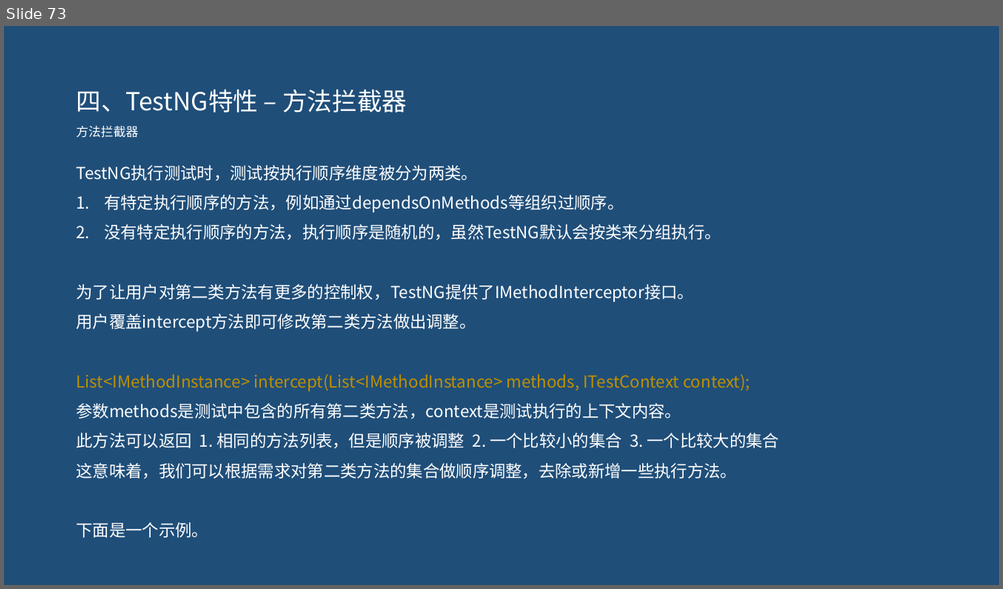
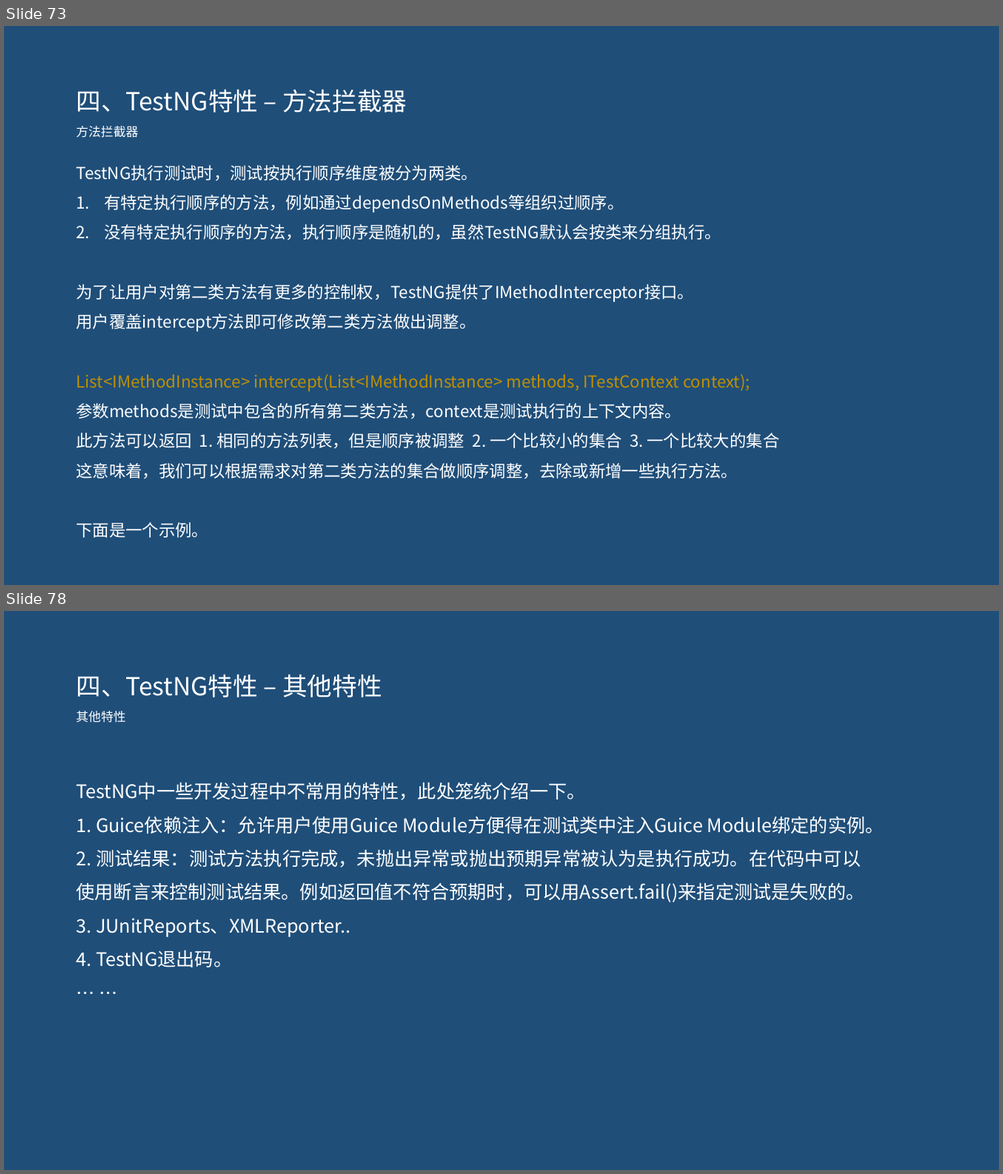
Before and after one commit to pertrichor/hello-testng, a slide deck: demo-server/doc/testNG介绍.pptx. Shown one above the other, each under a label of ours: slide 73 before the commit, slides 73 and 78 after it; the slides between them are not shown. The pictures are 1003x589 and 1003x1174 pixels, drawn with LibreOffice and Linux fonts; fonts in the diff are those of the drawing. Boxes give left, top, right and bottom in pixels: in the first picture for what was removed or moved away, otherwise in the second. Text is boxed around its words. In the diff, an @@ line names an element or a change of style, - is before the commit and + after.

```diff
--- a/demo-server/doc/testNG介绍.pptx
+++ b/demo-server/doc/testNG介绍.pptx
@@ slide 78 added at (x1=4, y1=611, x2=999, y2=1170), background #1F4E79 @@
@@ text added at (x1=76, y1=674, x2=381, y2=698), 24 pt, text #FFFFFF @@
+四、TestNG特性 – 其他特性
@@ text added at (x1=76, y1=711, x2=125, y2=723), 12 pt, text #FFFFFF @@
+其他特性
@@ text added at (x1=76, y1=782, x2=884, y2=968), 18 pt, text #FFFFFF @@
+TestNG中一些开发过程中不常用的特性，此处笼统介绍一下。
+1. Guice依赖注入：允许用户使用Guice Module方便得在测试类中注入Guice Module绑定的实例。
+2. 测试结果：测试方法执行完成，未抛出异常或抛出预期异常被认为是执行成功。在代码中可以
+使用断言来控制测试结果。例如返回值不符合预期时，可以用Assert.fail()来指定测试是失败的。
+3. JUnitReports、XMLReporter..
+4. TestNG退出码。
+… …
```
Also in this commit, not shown: 2 slides changed, 6 other slides added, 2 other files.
